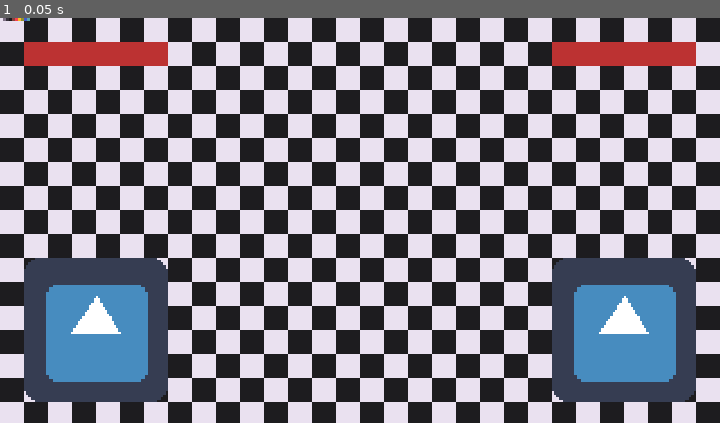
Above: before the commit, frame 1.
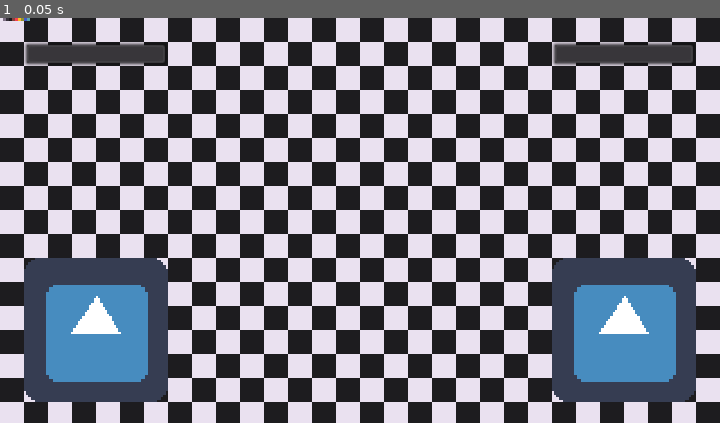
Above: after the commit, the same moment.

Repository: PixelDud/LTRO-1-Game
Game: Godot game, scene res://main.tscn
Two runs of this game, one before a commit and one after it. Both use one fixed random seed, a clock stepped at 60 frames per second and the inputs below. The engine's default icon, where the game draws it, is replaced by a stand-in: a white triangle on a blue panel in a dark square.
Inputs:
- Up to frame 1 (0.05 s): no input

The runs differ from the first frame. In frame 1, 2.4% of the frame differs, in the area x 3-97%, y 5-12%.
Error after the commit: Parse Error: The method "get_collider" isn't declared in the current class. (res://Scripts/playerController.gd:84)

Commit message:
uhhh trying to make a hitbox colliding thing
its not working lol, but also not done

Diff:
--- a/Scripts/playerController.gd
+++ b/Scripts/playerController.gd
@@ -8,6 +8,7 @@
 export var rightDash = 0
 export var leftDash = 0
 export var canDash = true
+export var hitby = "nothing"
 
 # up = "p" + str(playerNumber) + "Up"
 # down = "p" + str(playerNumber) + "Down"
@@ -23,6 +24,7 @@
 onready var dashTimeout = $dashTimeout
 
 func _physics_process(_delta):
+	getHitCheck()
 	movement_input()
 	command_input()
 	healthBar.value = health
@@ -77,6 +79,12 @@
 		print("dash")
 		leftDash = 0
 		canDash = false
+
+func getHitCheck():
+	hitby = get_collider()
+
+
+#timers section down here
 func _on_Commandtimer_timeout():
 	rightDash = 0
 	leftDash = 0
--- a/main.tscn
+++ b/main.tscn
@@ -51,6 +51,11 @@
 [node name="Player" parent="." instance=ExtResource( 1 )]
 position = Vector2( 32, 104 )
 playerNumber = 1
+moveSpeed = null
+health = null
+rightDash = null
+leftDash = null
+canDash = null
 
 [node name="dashAudioCue" type="AudioStreamPlayer2D" parent="Player"]
 position = Vector2( -32, -104 )
@@ -68,6 +73,11 @@
 [node name="Player2" parent="." instance=ExtResource( 1 )]
 position = Vector2( 208, 104 )
 playerNumber = 2
+moveSpeed = null
+health = null
+rightDash = null
+leftDash = null
+canDash = null
 
 [node name="dashAudioCue" type="AudioStreamPlayer2D" parent="Player2"]
 position = Vector2( -32, -104 )
